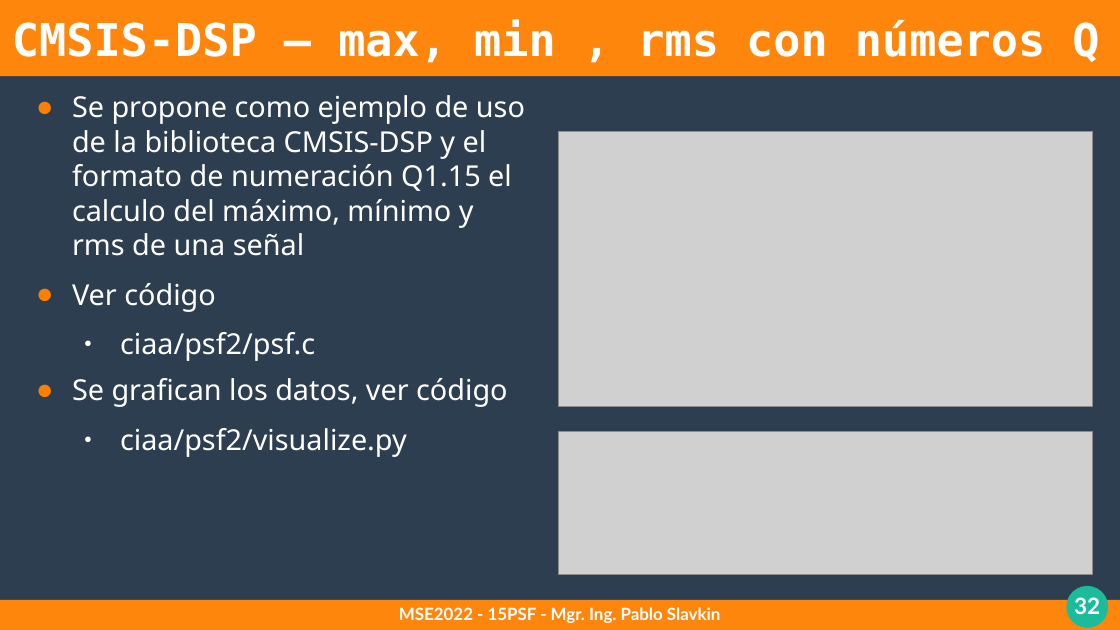
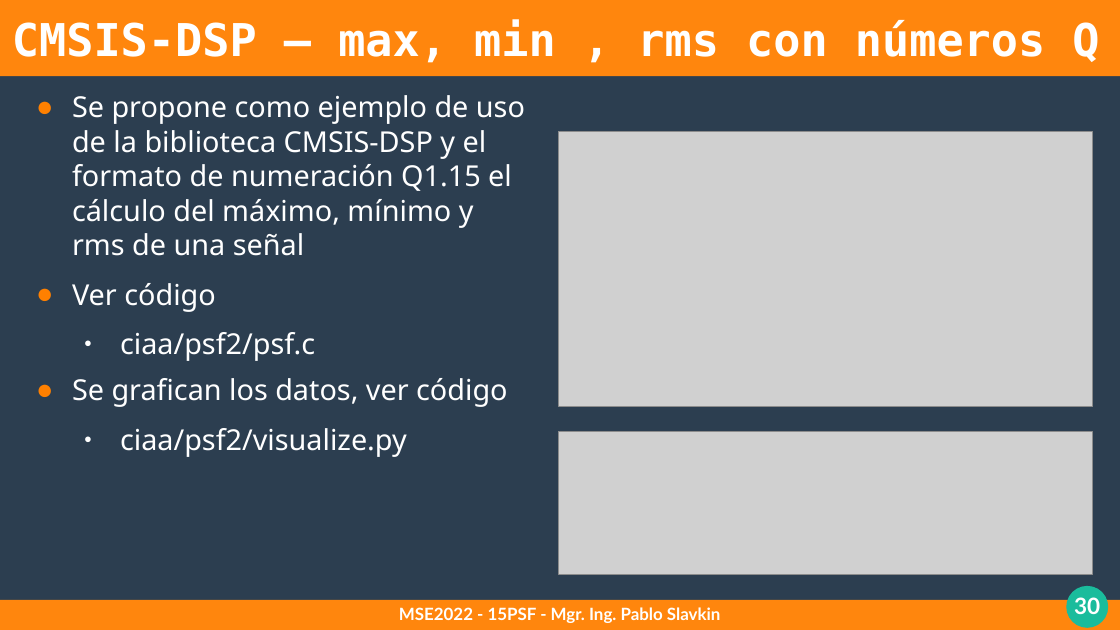
Before and after one commit to pslavkin/psf_2022, a slide deck: slide 30 of clases/2_clase/2_clase.odp (slide 32 before the commit). Drawn at 1120x630 pixels with LibreOffice and Linux fonts; fonts in the diff are those of the drawing; grey boxes stand for pictures. Boxes give left, top, right and bottom in pixels: in the first picture for what was removed or moved away, otherwise in the second. Text is boxed around its words. In the diff, an @@ line names an element or a change of style, - is before the commit and + after.

```diff
--- a/clases/2_clase/2_clase.odp
+++ b/clases/2_clase/2_clase.odp
@@ text at (x1=72, y1=95, x2=525, y2=256): text changed @@
-● Se propone como ejemplo de uso de la biblioteca CMSIS-DSP y el formato de numeración Q1.15 el calculo del máximo, mínimo y rms de una señal
+● Se propone como ejemplo de uso de la biblioteca CMSIS-DSP y el formato de numeración Q1.15 el cálculo del máximo, mínimo y rms de una señal
@@ page number at (x1=1074, y1=597, x2=1100, y2=614): text changed @@
-32
+30
```
Also in this commit, not shown: 4 other slides changed, 1 slide added, 1 slide removed, 12 other files.
